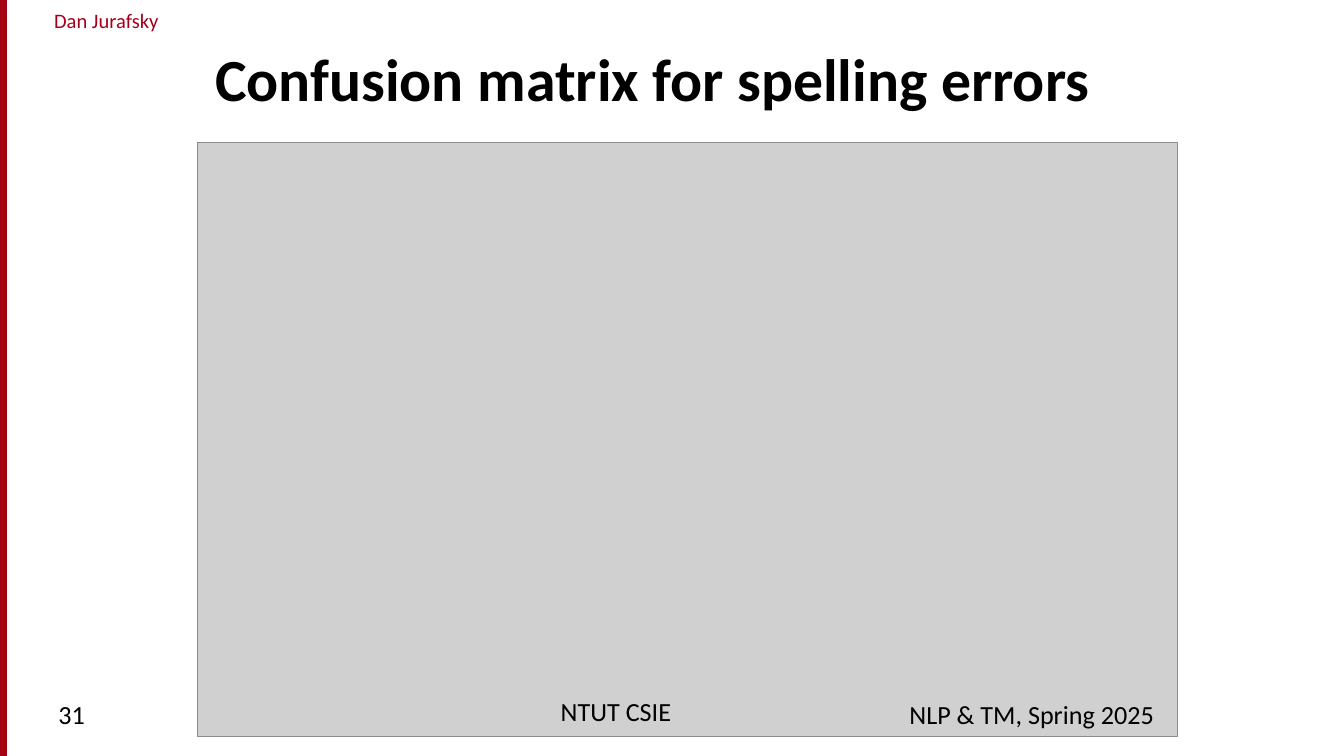
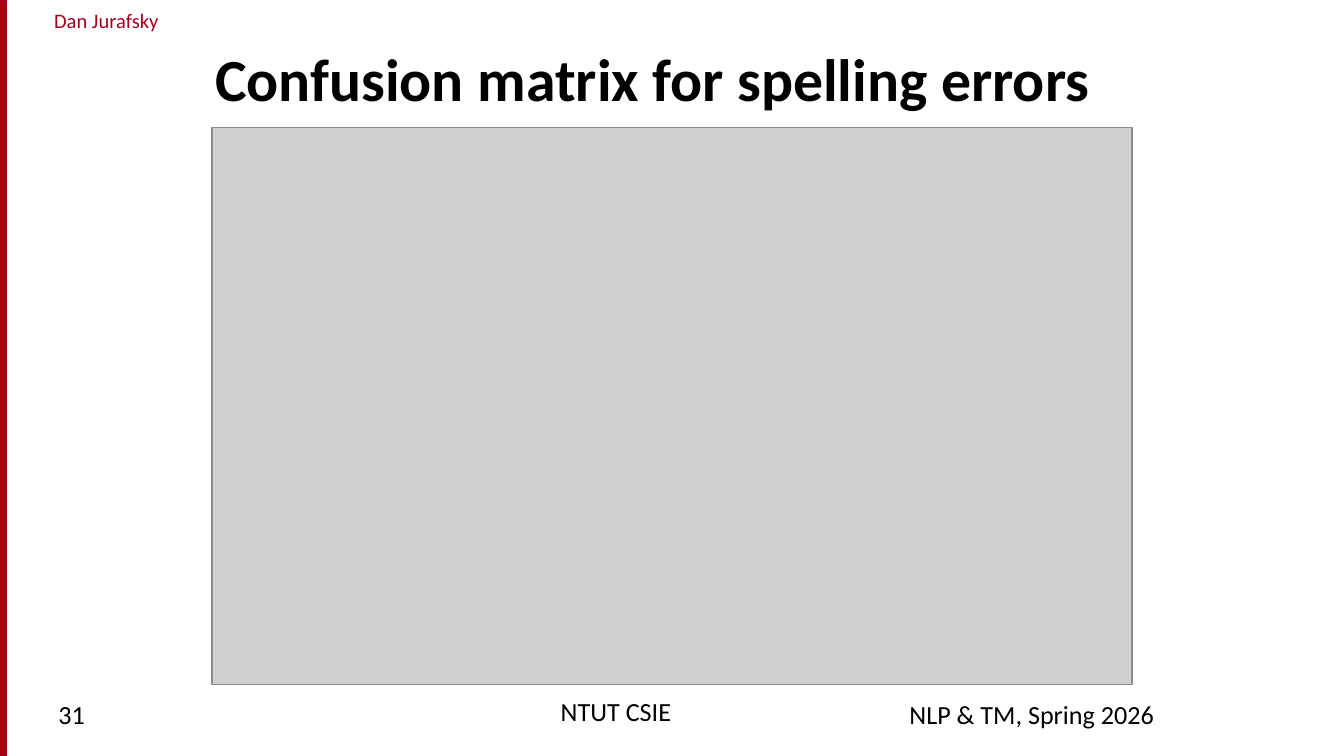
Before and after one commit to chriswjh/chriswjh.github.io, a slide deck: slide 31 of NLP_TM/02-EditDistance.pptx. Drawn at 1344x756 pixels with LibreOffice and Linux fonts; fonts in the diff are those of the drawing; grey boxes stand for pictures; background and template pictures are left out. Boxes give left, top, right and bottom in pixels: in the first picture for what was removed or moved away, otherwise in the second. Text is boxed around its words. In the diff, an @@ line names an element or a change of style, - is before the commit and + after.

```diff
--- a/NLP_TM/02-EditDistance.pptx
+++ b/NLP_TM/02-EditDistance.pptx
@@ picture: place and size @@
-picture at bbox=[198, 142, 1177, 737]
+picture at bbox=[212, 128, 1133, 685]
@@ text at bbox=[909, 706, 1154, 729]: text changed @@
-NLP & TM, Spring 2025
+NLP & TM, Spring 2026
```
Also in this commit, not shown: 29 other slides changed.
